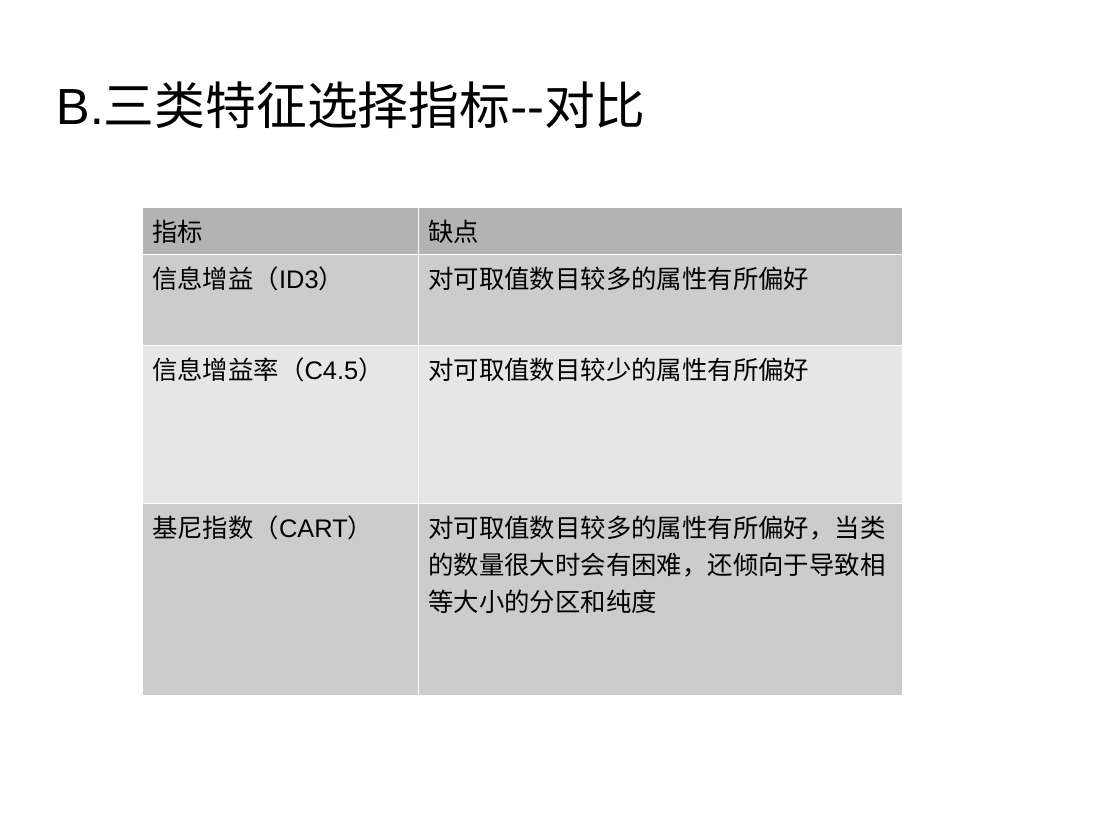
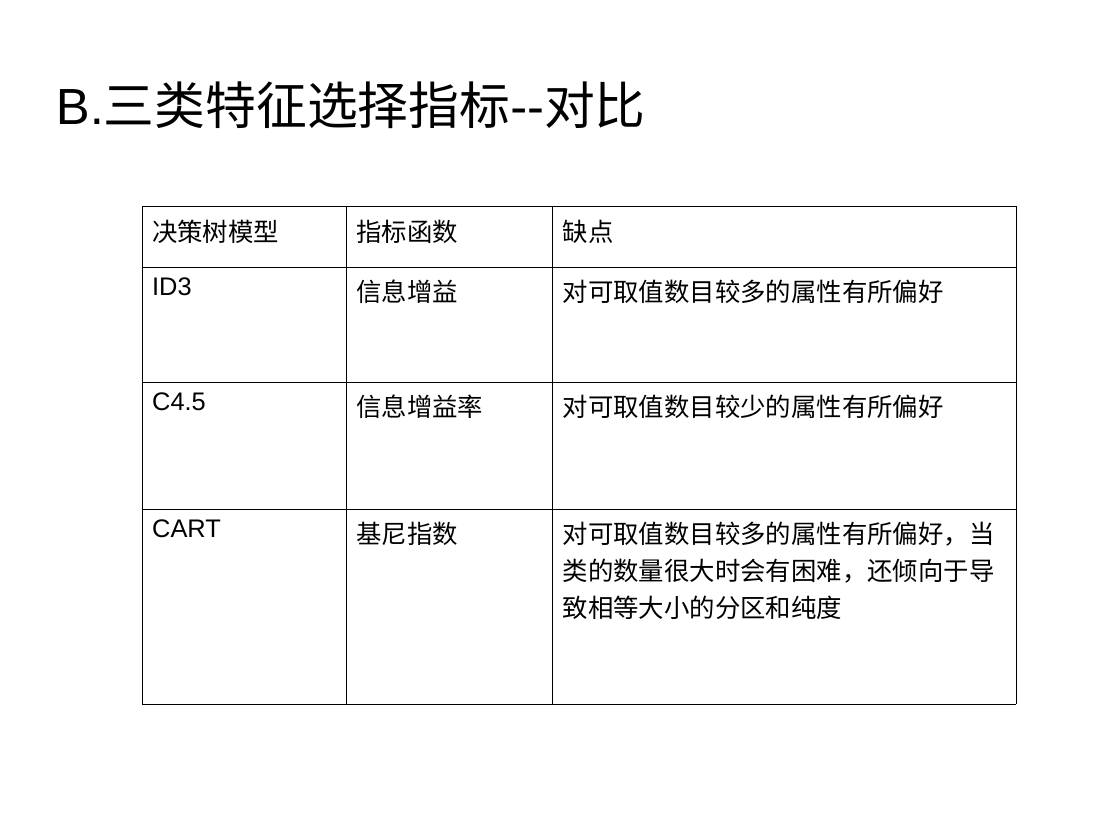
Before and after one commit to liulj0507/DecisionTreeShareProject, a slide deck: slide 10 of doc/DecisionTree-zhb.odp. Drawn at 1120x840 pixels with LibreOffice and Linux fonts; fonts in the diff are those of the drawing; background and template pictures are left out. Boxes give left, top, right and bottom in pixels: in the first picture for what was removed or moved away, otherwise in the second. Text is boxed around its words. In the diff, an @@ line names an element or a change of style, - is before the commit and + after.

Commit message:
更新决策树ppt

```diff
--- a/doc/DecisionTree-zhb.odp
+++ b/doc/DecisionTree-zhb.odp
@@ table at box(142, 207, 1016, 704) @@
-column 1: 指标 | 信息增益（ID3） | 信息增益率（C4.5） | 基尼指数（CART）
+column 1: 决策树模型 | ID3 | C4.5 | CART
+column 2: 指标函数 | 信息增益 | 信息增益率 | 基尼指数
@@ table: place and size @@
-table at box(142, 207, 903, 696)
+table at box(142, 207, 1016, 704)
```
Also in this commit, not shown: 10 other slides changed, 10 slides added, 2 slides removed, 11 other files.
